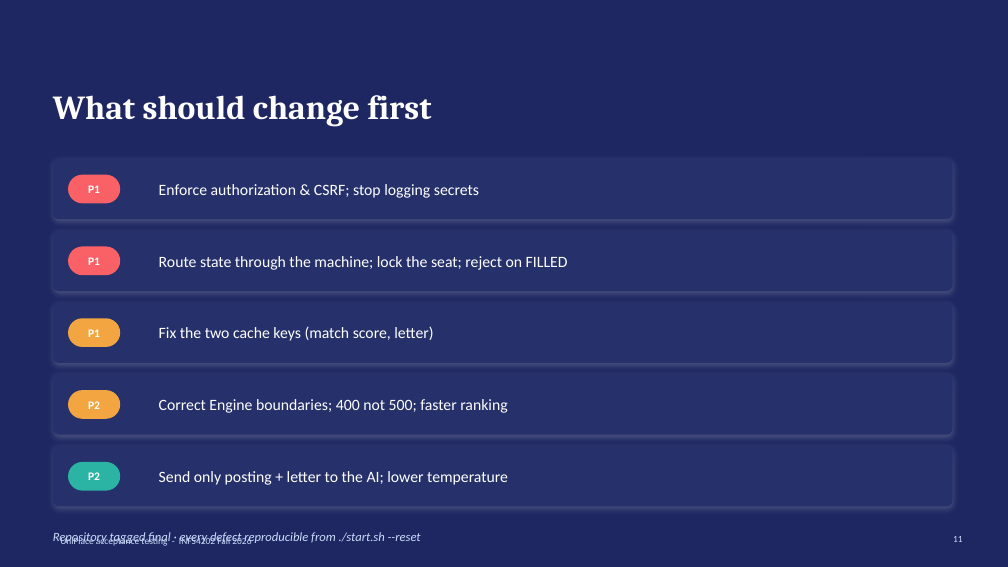
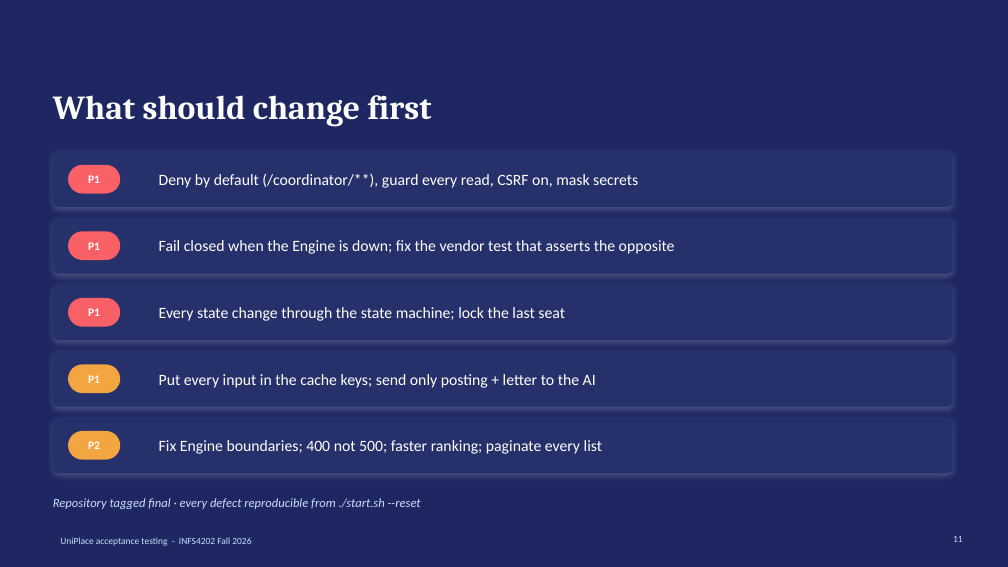
Before and after one commit to Khalil-Zakout/INFS4202, a slide deck: slide 11 of docs/presentation.pptx. Drawn at 1008x567 pixels with LibreOffice and Linux fonts; fonts in the diff are those of the drawing. Boxes give left, top, right and bottom in pixels: in the first picture for what was removed or moved away, otherwise in the second. Text is boxed around its words. In the diff, an @@ line names an element or a change of style, - is before the commit and + after.

```diff
--- a/docs/presentation.pptx
+++ b/docs/presentation.pptx
@@ rounded rectangle: place and size @@
-rounded rectangle at [53,159,953,219]
+rounded rectangle at [53,151,953,207]
@@ text "P1": place and size @@
-text "P1" at [88,185,100,193]
+text "P1" at [88,175,100,183]
@@ rounded rectangle: place and size @@
-rounded rectangle at [68,175,120,203]
+rounded rectangle at [68,165,120,194]
@@ text at [159,173,638,188]: text changed @@
-Enforce authorization & CSRF; stop logging secrets
+Deny by default (/coordinator/**), guard every read, CSRF on, mask secrets
@@ rounded rectangle: place and size @@
-rounded rectangle at [53,231,953,291]
+rounded rectangle at [53,218,953,274]
@@ text "P1": place and size @@
-text "P1" at [88,257,100,265]
+text "P1" at [88,242,100,250]
@@ rounded rectangle: place and size @@
-rounded rectangle at [68,247,120,275]
+rounded rectangle at [68,231,120,260]
@@ text at [159,240,675,254]: text changed @@
-Route state through the machine; lock the seat; reject on FILLED
+Fail closed when the Engine is down; fix the vendor test that asserts the opposite
@@ rounded rectangle: place and size @@
-rounded rectangle at [53,302,953,363]
+rounded rectangle at [53,284,953,340]
@@ text "P1": place and size @@
-text "P1" at [88,329,100,337]
+text "P1" at [88,308,100,316]
@@ rounded rectangle: place and size @@
-rounded rectangle at [68,318,120,347]
+rounded rectangle at [68,298,120,327]
@@ rounded rectangle at [68,298,120,327]: fill #F2A541 to #F96167 @@
@@ text at [159,307,565,321]: text changed @@
-Fix the two cache keys (match score, letter)
+Every state change through the state machine; lock the last seat
@@ rounded rectangle: place and size @@
-rounded rectangle at [53,374,953,435]
+rounded rectangle at [53,351,953,407]
@@ rounded rectangle: place and size @@
-rounded rectangle at [68,390,120,419]
+rounded rectangle at [68,364,120,393]
@@ text at [88,375,100,383]: text changed @@
-P2
+P1
@@ text at [159,374,596,388]: text changed @@
-Send only posting + letter to the AI; lower temperature
+Put every input in the cache keys; send only posting + letter to the AI
@@ proportions changed in 5 elements at [53,151,953,207], [53,218,953,274], [53,284,953,340], [53,351,953,407], [53,417,953,473] @@
@@ rounded rectangle: place and size @@
-rounded rectangle at [53,446,953,507]
+rounded rectangle at [53,417,953,473]
@@ text "P2": place and size @@
-text "P2" at [88,472,100,480]
+text "P2" at [88,441,100,449]
@@ rounded rectangle: place and size @@
-rounded rectangle at [68,462,120,491]
+rounded rectangle at [68,431,120,460]
@@ rounded rectangle at [68,431,120,460]: fill #2BB3A3 to #F2A541 @@
@@ text at [159,440,602,454]: text changed @@
-Correct Engine boundaries; 400 not 500; faster ranking
+Fix Engine boundaries; 400 not 500; faster ranking; paginate every list
@@ text "Repository tagged final · every ...": place and size @@
-text "Repository tagged final · every ..." at [53,532,421,545]
+text "Repository tagged final · every ..." at [53,498,421,509]
```
Also in this commit, not shown: 9 other slides changed, 49 other files.
